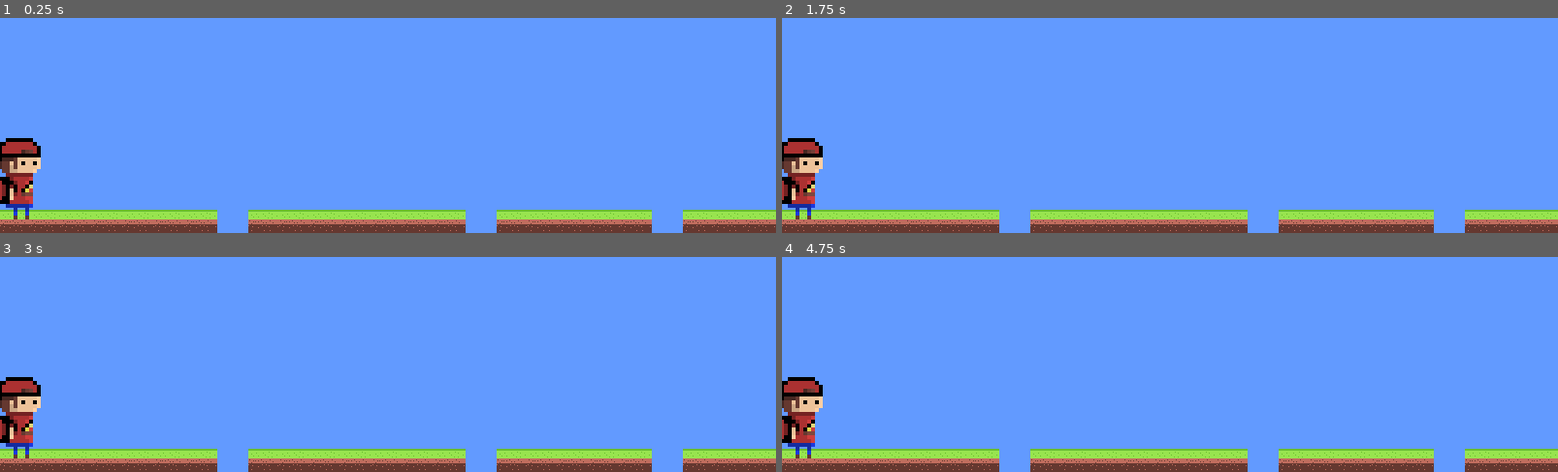
Above: before the commit, frames 1-4 (two rows, left to right).
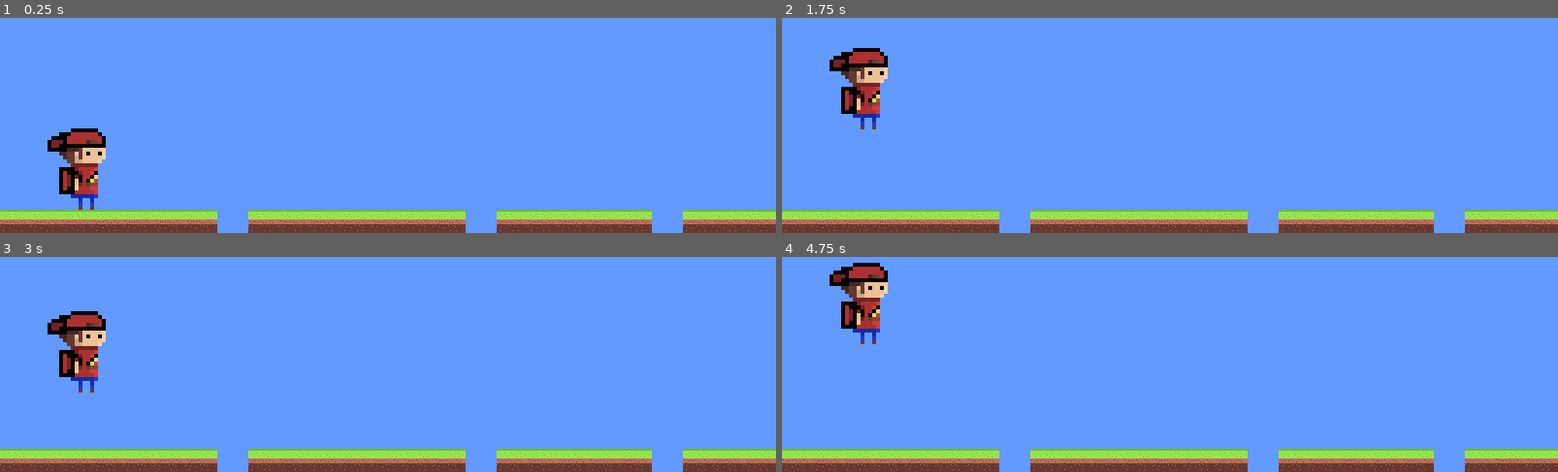
Above: after the commit, the same moments.

Repository: KLporo/Game-test
Game: Godot game, scene res://piippi.tscn
Two runs of this game, one before a commit and one after it. Both use one fixed random seed, a clock stepped at 60 frames per second and the inputs below. The project has no main scene, so this scene is started directly.
Inputs:
- Up to frame 1 (0.25 s): no input
- Up to frame 2 (1.75 s): tap Enter at 0.5 s; hold Space (jump, bound only after the commit) 0.53-1.28 s; hold Right (ui_right) from 0.53 s (still down); tap Space (jump, bound only after the commit) at 1.35, 1.52 s
- Up to frame 3 (3 s): tap Space (jump, bound only after the commit) at 1.82, 2.85 s; release Right (ui_right) at 2.03 s; hold Left (ui_left) 2.03-2.78 s; hold Space (jump, bound only after the commit) 2.03-2.78 s; hold Right (ui_right) from 2.78 s (still down)
- Up to frame 4 (4.75 s): tap Space (jump, bound only after the commit) at 3.02, 3.32, 4.35, 4.52 s; hold Space (jump, bound only after the commit) 3.53-4.28 s; tap Enter at 4.25 s; release Right (ui_right) at 4.28 s; hold Left (ui_left) from 4.28 s (still down)

The runs differ from the first frame. In frame 1, 3.3% of the frame differs, in the area x 0-14%, y 51-94%; in frame 2, 3.3%; in frame 3, 3.3%; in frame 4, 3.3%.

Commit message:
Boneco vivo

Diff:
--- /dev/null
+++ b/Projeto_Teste/Move.gd
@@ -0,0 +1,124 @@
+extends KinematicBody2D
+
+class_name BasicMovement2D
+
+"""
+This script provides a basic player movement,
+with editable values, and options to sprint and fly.
+It also emits signals for each action.
+
+Copy this script to your project, and a new node
+'BasicMovement2D' will appear in godot's list, as a
+KinematicBody2D's child.
+
+Requirements:
+	The following inputs need to be created:
+	- 'left'
+	- 'right'
+	- 'sprint'
+	- 'jump'
+
+Credits: Renan Santana Desiderio
+https://github.com/Doc-McCoy
+"""
+
+const UP : Vector2 = Vector2(0, -1)
+
+export (int, 0, 100) var GRAVITY  = 20
+export (float, 0, 1000) var JUMP_FORCE = 500
+export (float, 0, 500) var WALK_SPEED : int = 200
+export (float, 0, 30) var ACCELERATION = 10
+export (float, 0, 1) var DEACELERATION = 0.1
+export (float, 0, 1) var AIR_DEACELERATION = 0.02
+export (float, 0, 500) var SPRINT_SPEED : int = 200
+export (float, 0, 500) var MAX_THRUST = 300
+export (float, 0, 50) var THRUST_POWER = 30
+
+export (bool) var CAN_WALK = true
+export (bool) var CAN_SPRINT = true
+export (bool) var CAN_JUMP = true
+export (bool) var CAN_FLY = false
+
+var motion : Vector2 = Vector2()
+var max_speed : float = WALK_SPEED
+var looking_to_right : bool
+
+signal is_walking
+signal is_jumping
+signal is_falling
+signal is_sprinting
+signal is_on_ground
+signal is_thrusting
+signal player_flipped
+
+# ========================================================================
+func _physics_process(delta):
+
+	motion.y += GRAVITY
+	motion = transform_inputs_in_motion()
+	motion = move_and_slide(motion, UP)
+	emit_signals(motion)
+
+func transform_inputs_in_motion() -> Vector2:
+
+	var friction : bool = false
+
+	# Sprint (increase max speed)
+	if CAN_SPRINT and Input.is_action_pressed("sprint"):
+		max_speed = WALK_SPEED + SPRINT_SPEED
+	elif max_speed > WALK_SPEED and is_on_floor():
+		# Gradually reduce max_speed to walk_speed
+		max_speed = lerp(max_speed, 0, DEACELERATION)
+		max_speed = max(max_speed, WALK_SPEED)
+		pass
+
+	# Accelerate / Deacelerate
+	if CAN_WALK:
+		if Input.is_action_pressed("right"):
+			motion.x = min(motion.x + ACCELERATION, max_speed)
+		elif Input.is_action_pressed("left"):
+			motion.x = max(motion.x - ACCELERATION, -max_speed)
+		else:
+			friction = true
+
+	if is_on_floor():
+		# Jump
+		if CAN_JUMP and Input.is_action_just_pressed("jump"):
+			motion.y = -JUMP_FORCE
+		# Deaceleration
+		if friction:
+			motion.x = lerp(motion.x, 0, DEACELERATION)
+	else:
+		# In air deaceleration
+		motion.x = lerp(motion.x, 0, AIR_DEACELERATION)
+
+	if CAN_FLY and Input.is_action_pressed("jump"):
+		motion.y -= THRUST_POWER
+		motion.y = clamp(motion.y, -MAX_THRUST, 1000)
+
+	return motion
+
+
+func emit_signals(motion : Vector2):
+
+	if is_on_floor() and motion.x != 0:
+		emit_signal("is_on_ground")
+		if abs(motion.x) <= WALK_SPEED:
+			emit_signal("is_walking")
+		else:
+			emit_signal("is_sprinting")
+
+	if motion.x < 0 and looking_to_right:
+		emit_signal("player_flipped")
+		looking_to_right = false
+	if motion.x > 0 and not looking_to_right:
+		looking_to_right = true
+		emit_signal("player_flipped")
+
+	if motion.y < 0:
+		if CAN_FLY:
+			emit_signal("is_thrusting")
+		else:
+			emit_signal("is_jumping")
+	elif motion.y > 0:
+		emit_signal("is_falling")
--- /dev/null
+++ b/Projeto_Teste/Player.gd
@@ -0,0 +1,19 @@
+extends KinematicBody2D
+
+
+var GRAVITY = 10
+var MOVE_SPEED = 10
+var JUMP_HEIGHT = 120
+
+func _physics_process(delta):
+	var mov = Vector2()
+
+	if Input.is_action_pressed("ui_left"):
+		mov.x = -10
+	if Input.is_action_pressed("ui_right"):
+		mov.x = 10
+	mov.y -= GRAVITY
+	if Input.is_action_just_pressed("ui_up"):
+		mov.y = -JUMP_HEIGHT
+
+	move_and_slide(mov * MOVE_SPEED)
--- /dev/null
+++ b/Projeto_Teste/Player.tscn
@@ -0,0 +1,24 @@
+[gd_scene load_steps=5 format=2]
+
+[ext_resource path="res://Pizzarboy2.png" type="Texture" id=1]
+[ext_resource path="res://Move.gd" type="Script" id=2]
+
+[sub_resource type="CapsuleShape2D" id=1]
+radius = 16.1073
+height = 48.6353
+
+[sub_resource type="CircleShape2D" id=2]
+radius = 24.2679
+
+[node name="KinematicBody2D" type="KinematicBody2D"]
+script = ExtResource( 2 )
+
+[node name="Sprite" type="Sprite" parent="."]
+texture = ExtResource( 1 )
+
+[node name="CollisionShape2D" type="CollisionShape2D" parent="."]
+shape = SubResource( 1 )
+
+[node name="CollisionShape2D2" type="CollisionShape2D" parent="."]
+position = Vector2( 0.203903, -22.0219 )
+shape = SubResource( 2 )
--- a/Projeto_Teste/piippi.tscn
+++ b/Projeto_Teste/piippi.tscn
@@ -1,7 +1,7 @@
 [gd_scene load_steps=3 format=2]
 
 [ext_resource path="res://tileset.tres" type="TileSet" id=1]
-[ext_resource path="res://Pizzarboy2.png" type="Texture" id=2]
+[ext_resource path="res://Player.tscn" type="PackedScene" id=2]
 
 [node name="Node2D" type="Node2D"]
 
@@ -11,6 +11,5 @@
 format = 1
 tile_data = PoolIntArray( 0, 1, 0, 1, 1, 0, 2, 1, 0, 3, 1, 0, 4, 1, 0, 5, 1, 0, 6, 1, 0, 7, 1, 0, 8, 1, 0, 9, 1, 0, 10, …(6497 unchanged characters)…
 
-[node name="Pizzarboy2" type="Sprite" parent="TileMap"]
-position = Vector2( 18.4418, 545.927 )
-texture = ExtResource( 2 )
+[node name="KinematicBody2D" parent="." instance=ExtResource( 2 )]
+position = Vector2( 85.2955, 518.234 )
--- a/Projeto_Teste/popi.tscn
+++ b/Projeto_Teste/popi.tscn
@@ -1,7 +1,13 @@
-[gd_scene load_steps=3 format=2]
+[gd_scene load_steps=5 format=2]
 
 [ext_resource path="res://bloco.png" type="Texture" id=1]
 [ext_resource path="res://ceiu.png" type="Texture" id=2]
+
+[sub_resource type="RectangleShape2D" id=1]
+extents = Vector2( 16.1398, 15.9453 )
+
+[sub_resource type="RectangleShape2D" id=2]
+extents = Vector2( 42.7577, 44.1639 )
 
 [node name="Node2D" type="Node2D"]
 
@@ -14,3 +20,15 @@
 position = Vector2( 46.4801, 558.063 )
 scale = Vector2( 2.93014, 2.53623 )
 texture = ExtResource( 1 )
+
+[node name="StaticBody2D" type="StaticBody2D" parent="bloco"]
+
+[node name="CollisionShape2D" type="CollisionShape2D" parent="bloco/StaticBody2D"]
+shape = SubResource( 1 )
+
+[node name="StaticBody2D" type="StaticBody2D" parent="."]
+position = Vector2( 81.6445, 394.227 )
+
+[node name="CollisionShape2D" type="CollisionShape2D" parent="StaticBody2D"]
+position = Vector2( -49.6445, 53.7734 )
+shape = SubResource( 2 )
--- a/Projeto_Teste/project.godot
+++ b/Projeto_Teste/project.godot
@@ -8,9 +8,14 @@
 
 config_version=4
 
-_global_script_classes=[  ]
+_global_script_classes=[ {
+"base": "KinematicBody2D",
+"class": "BasicMovement2D",
+"language": "GDScript",
+"path": "res://Move.gd"
+} ]
 _global_script_class_icons={
-
+"BasicMovement2D": ""
 }
 
 [application]
@@ -22,6 +27,24 @@
 
 window/size/width=800
 
+[input]
+
+right={
+"deadzone": 0.5,
+"events": [ Object(InputEventKey,"resource_local_to_scene":false,"resource_name":"","device":0,"alt":false,"shift":false,"control":false,"meta":false,"command":false,"pressed":false,"scancode":68,"unicode":0,"echo":false,"script":null)
+ ]
+}
+left={
+"deadzone": 0.5,
+"events": [ Object(InputEventKey,"resource_local_to_scene":false,"resource_name":"","device":0,"alt":false,"shift":false,"control":false,"meta":false,"command":false,"pressed":false,"scancode":65,"unicode":0,"echo":false,"script":null)
+ ]
+}
+jump={
+"deadzone": 0.5,
+"events": [ Object(InputEventKey,"resource_local_to_scene":false,"resource_name":"","device":0,"alt":false,"shift":false,"control":false,"meta":false,"command":false,"pressed":false,"scancode":32,"unicode":0,"echo":false,"script":null)
+ ]
+}
+
 [rendering]
 
 environment/default_environment="res://default_env.tres"
--- a/Projeto_Teste/tileset.tres
+++ b/Projeto_Teste/tileset.tres
@@ -1,7 +1,10 @@
-[gd_resource type="TileSet" load_steps=3 format=2]
+[gd_resource type="TileSet" load_steps=4 format=2]
 
 [ext_resource path="res://bloco.png" type="Texture" id=1]
 [ext_resource path="res://ceiu.png" type="Texture" id=2]
+
+[sub_resource type="RectangleShape2D" id=1]
+extents = Vector2( 16.1398, 15.9453 )
 
 [resource]
 0/name = "bloco"
@@ -12,11 +15,18 @@
 0/tile_mode = 0
 0/occluder_offset = Vector2( 16, 16 )
 0/navigation_offset = Vector2( 16, 16 )
-0/shape_offset = Vector2( 0, 0 )
-0/shape_transform = Transform2D( 1, 0, 0, 1, 0, 0 )
+0/shape_offset = Vector2( 16, 16 )
+0/shape_transform = Transform2D( 1, 0, 0, 1, 16, 16 )
+0/shape = SubResource( 1 )
 0/shape_one_way = false
-0/shape_one_way_margin = 0.0
-0/shapes = [  ]
+0/shape_one_way_margin = 1.0
+0/shapes = [ {
+"autotile_coord": Vector2( 0, 0 ),
+"one_way": false,
+"one_way_margin": 1.0,
+"shape": SubResource( 1 ),
+"shape_transform": Transform2D( 1, 0, 0, 1, 16, 16 )
+} ]
 0/z_index = 0
 1/name = "ceiu"
 1/texture = ExtResource( 2 )
